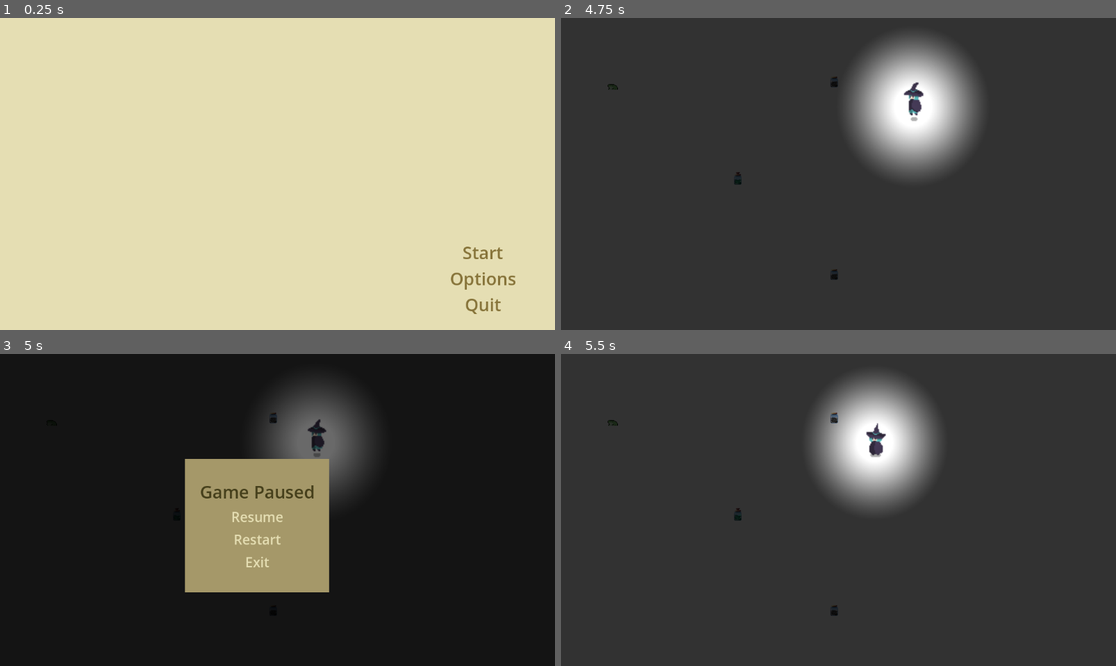
Above: before the commit, frames 1-4 (two rows, left to right).
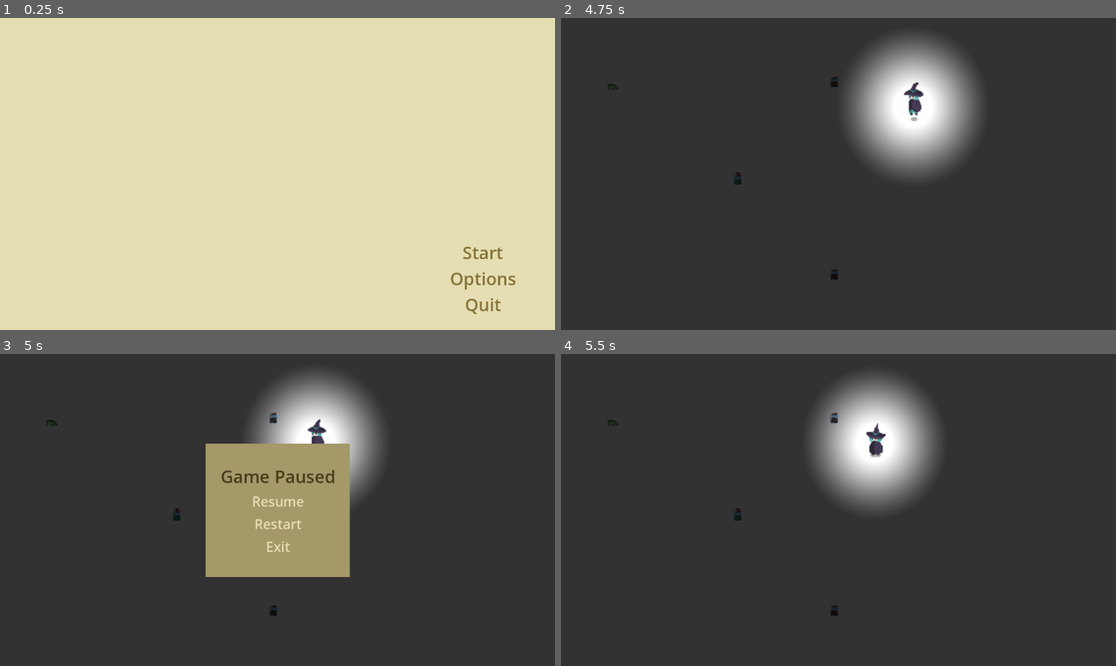
Above: after the commit, the same moments.

Repository: AnthonyDrow21/PSGameJam2024-2
Game: Godot game, scene res://Menus/MainMenu.tscn
Same seed, same stepped clock (60 frames per second), same inputs: the game is played once before the commit and once after it.
Inputs:
- Up to frame 1 (0.25 s): no input
- Up to frame 2 (4.75 s): click "Start" at 0.5 s; hold Right (ui_right) 1.28-2.03 s; tap Space (ui_select) at 1.52, 2.27, 3.77, 4.52 s; hold Down (ui_down) 2.03-2.78 s; hold Right (ui_right) 2.78-3.53 s; hold Up (ui_up) 3.53-4.28 s; hold Left (ui_left) from 4.28 s (still down)
- Up to frame 3 (5 s): keep holding Left (ui_left); tap Escape (ui_cancel) at 4.9 s
- Up to frame 4 (5.5 s): release Left (ui_left) at 5 s; click "Resume" at 5 s

Frames 1-2 are identical in both runs. In frame 3, 93% of the frame differs, in the area x 0-100%, y 0-100%; in frame 4, nothing differs.

Commit message:
Implement restart, game over menu buttons
Restart now functional for pause menu and game over menu. Game over menu "Main Menu" button is now functional.

Diff:
--- a/Menus/GameOverMenu.gd
+++ b/Menus/GameOverMenu.gd
@@ -1,8 +1,12 @@
 extends Control
 
+# This is almost copy-pasta from the pause menu, we could probs combine into
+#something else but this works for now.
+signal toggle_pause(is_paused : bool)
+signal restart_requested
 
 func _ready():
-	pass # Replace with function body.
+	emit_signal("toggle_pause", true)
 
 
 func _process(delta):
@@ -10,14 +14,10 @@
 
 
 func _on_restart_button_pressed():
-	# exiting menu and restarting game
+	emit_signal("toggle_pause", false)
 	emit_signal("restart_requested")
-	emit_signal("toggle_pause", false)
-	get_parent().remove_child(get_node("."))
 
 
 func _on_main_menu_button_pressed():
-	# reset back to main menu
 	emit_signal("toggle_pause", false)
 	get_tree().change_scene_to_file("res://Menus/MainMenu.tscn")
-	queue_free()
--- a/Menus/GameOverMenu.tscn
+++ b/Menus/GameOverMenu.tscn
@@ -13,6 +13,7 @@
 [sub_resource type="StyleBoxEmpty" id="StyleBoxEmpty_mmp4y"]
 
 [node name="GameOverMenu" type="Control"]
+process_mode = 3
 layout_mode = 3
 anchors_preset = 8
 anchor_left = 0.5
@@ -26,18 +27,6 @@
 script = ExtResource("1_wtbfw")
 
 [node name="ColorRect" type="ColorRect" parent="."]
-process_mode = 3
-layout_mode = 1
-anchors_preset = 8
-anchor_left = 0.5
-anchor_top = 0.5
-anchor_right = 0.5
-anchor_bottom = 0.5
-grow_horizontal = 2
-grow_vertical = 2
-color = Color(0, 0, 0, 0.588235)
-
-[node name="ColorRect" type="ColorRect" parent="ColorRect"]
 layout_mode = 1
 anchors_preset = 8
 anchor_left = 0.5
@@ -52,7 +41,7 @@
 grow_vertical = 2
 color = Color(0.647059, 0.596078, 0.411765, 1)
 
-[node name="VBoxContainer" type="VBoxContainer" parent="ColorRect/ColorRect"]
+[node name="VBoxContainer" type="VBoxContainer" parent="ColorRect"]
 light_mask = 2
 visibility_layer = 2
 layout_mode = 1
@@ -69,14 +58,14 @@
 grow_vertical = 2
 theme_override_constants/separation = 8
 
-[node name="Label" type="Label" parent="ColorRect/ColorRect/VBoxContainer"]
+[node name="Label" type="Label" parent="ColorRect/VBoxContainer"]
 layout_mode = 2
 theme_override_colors/font_color = Color(0.270588, 0.247059, 0.105882, 1)
 theme_override_font_sizes/font_size = 36
 text = "Game Over"
 horizontal_alignment = 1
 
-[node name="restartButton" type="Button" parent="ColorRect/ColorRect/VBoxContainer"]
+[node name="restartButton" type="Button" parent="ColorRect/VBoxContainer"]
 layout_mode = 2
 theme_override_colors/font_color = Color(0.898039, 0.870588, 0.701961, 1)
 theme_override_colors/font_pressed_color = Color(0.270588, 0.247059, 0.105882, 1)
@@ -91,7 +80,7 @@
 theme_override_styles/focus = SubResource("StyleBoxEmpty_mmp4y")
 text = "Restart"
 
-[node name="mainMenuButton" type="Button" parent="ColorRect/ColorRect/VBoxContainer"]
+[node name="mainMenuButton" type="Button" parent="ColorRect/VBoxContainer"]
 layout_mode = 2
 theme_override_colors/font_color = Color(0.898039, 0.870588, 0.701961, 1)
 theme_override_colors/font_pressed_color = Color(0.270588, 0.247059, 0.105882, 1)
@@ -106,4 +95,5 @@
 theme_override_styles/focus = SubResource("StyleBoxEmpty_mmp4y")
 text = "Main Menu"
 
-[connection signal="pressed" from="ColorRect/ColorRect/VBoxContainer/mainMenuButton" to="." method="_on_main_menu_button_pressed"]
+[connection signal="pressed" from="ColorRect/VBoxContainer/restartButton" to="." method="_on_restart_button_pressed"]
+[connection signal="pressed" from="ColorRect/VBoxContainer/mainMenuButton" to="." method="_on_main_menu_button_pressed"]
--- a/Menus/PauseMenu.gd
+++ b/Menus/PauseMenu.gd
@@ -18,8 +18,8 @@
 
 
 func _on_restart_button_pressed():
+	emit_signal("toggle_pause", false)
 	emit_signal("restart_requested")
-	emit_signal("toggle_pause", false)
 
 
 func _on_exit_button_pressed():
--- a/Menus/PauseMenu.tscn
+++ b/Menus/PauseMenu.tscn
@@ -14,39 +14,31 @@
 
 [node name="PauseMenu" type="Control"]
 layout_mode = 3
-anchors_preset = 15
-anchor_right = 1.0
-anchor_bottom = 1.0
+anchors_preset = 8
+anchor_left = 0.5
+anchor_top = 0.5
+anchor_right = 0.5
+anchor_bottom = 0.5
 grow_horizontal = 2
 grow_vertical = 2
 script = ExtResource("1_eavh5")
 
-[node name="ColorRect" type="ColorRect" parent="."]
-process_mode = 3
-layout_mode = 1
-anchors_preset = 15
-anchor_right = 1.0
-anchor_bottom = 1.0
-grow_horizontal = 2
-grow_vertical = 2
-color = Color(0, 0, 0, 0.588235)
-
-[node name="ColorRect" type="ColorRect" parent="ColorRect"]
+[node name="ColorRect2" type="ColorRect" parent="."]
 layout_mode = 1
 anchors_preset = 8
 anchor_left = 0.5
 anchor_top = 0.5
 anchor_right = 0.5
 anchor_bottom = 0.5
-offset_left = -192.0
-offset_top = -106.0
-offset_right = 107.0
-offset_bottom = 171.0
+offset_left = -149.5
+offset_top = -138.5
+offset_right = 149.5
+offset_bottom = 138.5
 grow_horizontal = 2
 grow_vertical = 2
 color = Color(0.647059, 0.596078, 0.411765, 1)
 
-[node name="VBoxContainer" type="VBoxContainer" parent="ColorRect/ColorRect"]
+[node name="VBoxContainer" type="VBoxContainer" parent="ColorRect2"]
 light_mask = 2
 visibility_layer = 2
 layout_mode = 1
@@ -63,14 +55,14 @@
 grow_vertical = 2
 theme_override_constants/separation = 8
 
-[node name="Label" type="Label" parent="ColorRect/ColorRect/VBoxContainer"]
+[node name="Label" type="Label" parent="ColorRect2/VBoxContainer"]
 layout_mode = 2
 theme_override_colors/font_color = Color(0.270588, 0.247059, 0.105882, 1)
 theme_override_font_sizes/font_size = 36
 text = "Game Paused"
 horizontal_alignment = 1
 
-[node name="resumeButton" type="Button" parent="ColorRect/ColorRect/VBoxContainer"]
+[node name="resumeButton" type="Button" parent="ColorRect2/VBoxContainer"]
 layout_mode = 2
 theme_override_colors/font_color = Color(0.898039, 0.870588, 0.701961, 1)
 theme_override_colors/font_pressed_color = Color(0.270588, 0.247059, 0.105882, 1)
@@ -85,7 +77,7 @@
 theme_override_styles/focus = SubResource("StyleBoxEmpty_tppmw")
 text = "Resume"
 
-[node name="restartButton" type="Button" parent="ColorRect/ColorRect/VBoxContainer"]
+[node name="restartButton" type="Button" parent="ColorRect2/VBoxContainer"]
 layout_mode = 2
 theme_override_colors/font_color = Color(0.898039, 0.870588, 0.701961, 1)
 theme_override_colors/font_pressed_color = Color(0.270588, 0.247059, 0.105882, 1)
@@ -100,7 +92,7 @@
 theme_override_styles/focus = SubResource("StyleBoxEmpty_tppmw")
 text = "Restart"
 
-[node name="exitButton" type="Button" parent="ColorRect/ColorRect/VBoxContainer"]
+[node name="exitButton" type="Button" parent="ColorRect2/VBoxContainer"]
 layout_mode = 2
 theme_override_colors/font_color = Color(0.898039, 0.870588, 0.701961, 1)
 theme_override_colors/font_pressed_color = Color(0.270588, 0.247059, 0.105882, 1)
@@ -115,6 +107,6 @@
 theme_override_styles/focus = SubResource("StyleBoxEmpty_tppmw")
 text = "Exit"
 
-[connection signal="pressed" from="ColorRect/ColorRect/VBoxContainer/resumeButton" to="." method="_on_resume_button_pressed"]
-[connection signal="pressed" from="ColorRect/ColorRect/VBoxContainer/restartButton" to="." method="_on_restart_button_pressed"]
-[connection signal="pressed" from="ColorRect/ColorRect/VBoxContainer/exitButton" to="." method="_on_exit_button_pressed"]
+[connection signal="pressed" from="ColorRect2/VBoxContainer/resumeButton" to="." method="_on_resume_button_pressed"]
+[connection signal="pressed" from="ColorRect2/VBoxContainer/restartButton" to="." method="_on_restart_button_pressed"]
+[connection signal="pressed" from="ColorRect2/VBoxContainer/exitButton" to="." method="_on_exit_button_pressed"]
--- a/World.gd
+++ b/World.gd
@@ -24,6 +24,7 @@
 
 	add_menu(PAUSE_MENU)
 	PAUSE_MENU.toggle_pause.connect(on_pause_toggled)
+	PAUSE_MENU.restart_requested.connect(on_restart)
 	PAUSE_MENU.hide()
 
 # Called every frame. 'delta' is the elapsed time since the previous frame.
@@ -59,11 +60,13 @@
 	print("Paused: ", paused)
 
 func on_restart():
-	print("UNIMPLEMNTED: User requested game restart")
+	get_tree().change_scene_to_file("res://World.tscn")
 
 func on_game_over(didWin):
 	var gameOverMenu = load("res://Menus/GameOverMenu.tscn").instantiate()
-	get_tree().current_scene.get_node("CanvasLayer").add_child(gameOverMenu)
+	gameOverMenu.toggle_pause.connect(on_pause_toggled)
+	gameOverMenu.restart_requested.connect(on_restart)
+	add_menu(gameOverMenu)
 
 # test spawning in some items
 func test_spawn_items():
Not shown: 1 places in Menus/GameOverMenu.tscn that only renumber resources
Not shown: 1 places in World.tscn that only renumber resources
